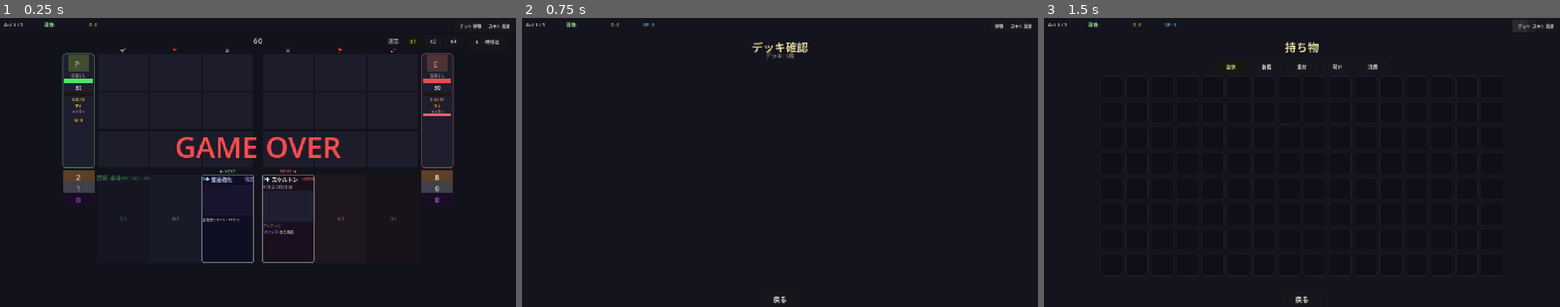
Above: before the commit, frames 1-3 (left to right).
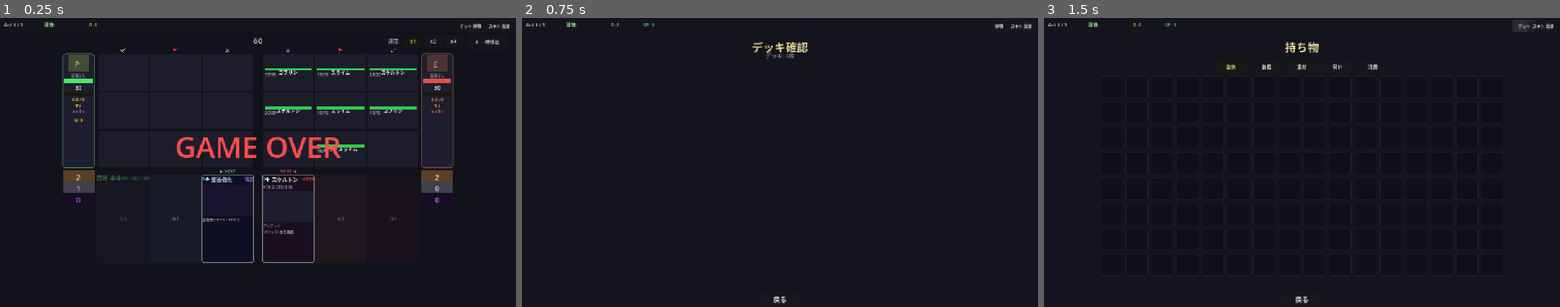
Above: after the commit, the same moments.

Repository: kazumak334-create/dungeon-board-game
Game: Godot game, scene res://scenes/Main.tscn
Two runs of this game, one before a commit and one after it. Both use one fixed random seed, a clock stepped at 60 frames per second and the inputs below. This scene is started directly instead of the project's main scene.
Inputs:
- Up to frame 1 (0.25 s): no input
- Up to frame 2 (0.75 s): click "デッキ" at 0.5 s
- Up to frame 3 (1.5 s): click "持物" at 1.25 s

The runs differ from the first frame. In frame 1, 1.0% of the frame differs, in the area x 51-88%, y 17-57%; in frame 2, nothing differs; in frame 3, nothing differs.
Error before the commit: Invalid call. Nonexistent function 'has' in base 'RefCounted (UnitData)'. (res://scripts/Main.gd:316)

Commit message:
fix: UnitDataオブジェクトへの.has()メソッド誤使用を修正
## 問題
Main.gd 316行目: `unit.has("assigned_col")` でエラー
- UnitDataはRefCountedを継承しており.has()メソッドは存在しない
- .has()はDictionary専用のメソッド

## 修正内容
UnitData.gdでは以下のプロパティがデフォルト値付きで定義済み：
- assigned_col: int = 0
- cost: int = 2

Main.gd内の2箇所を修正：
1. 316行目: `unit.has("assigned_col")` → 直接アクセス
2. 342行目: `unit.has("cost")` → 直接アクセス

## テスト
- 構文エラー解消
- 全テスト1947件パス

Co-Authored-By: Claude Sonnet 4.5 <noreply@anthropic.com>

Diff:
--- a/scripts/Main.gd
+++ b/scripts/Main.gd
@@ -313,7 +313,7 @@
 	var placed_count = 0
 	var total_cost = 0.0
 	for unit in units_to_place:
-		var col = unit.assigned_col if unit.has("assigned_col") else 1
+		var col = unit.assigned_col
 		col = clampi(col, 0, 2)
 
 		# 配置可能な行を探す
@@ -339,7 +339,7 @@
 			board_manager.place_unit(1, unit, {"row": row, "col": col})
 			print("[Main] 敵初期配置: %s → (%d, %d)" % [unit.unit_name, row, col])
 			placed_count += 1
-			total_cost += float(unit.cost) if unit.has("cost") else 0.0
+			total_cost += float(unit.cost)
 		else:
 			print("[Main] 敵初期配置失敗: %s（盤面が満杯）" % unit.unit_name)
 			remaining_cards.append(unit)
